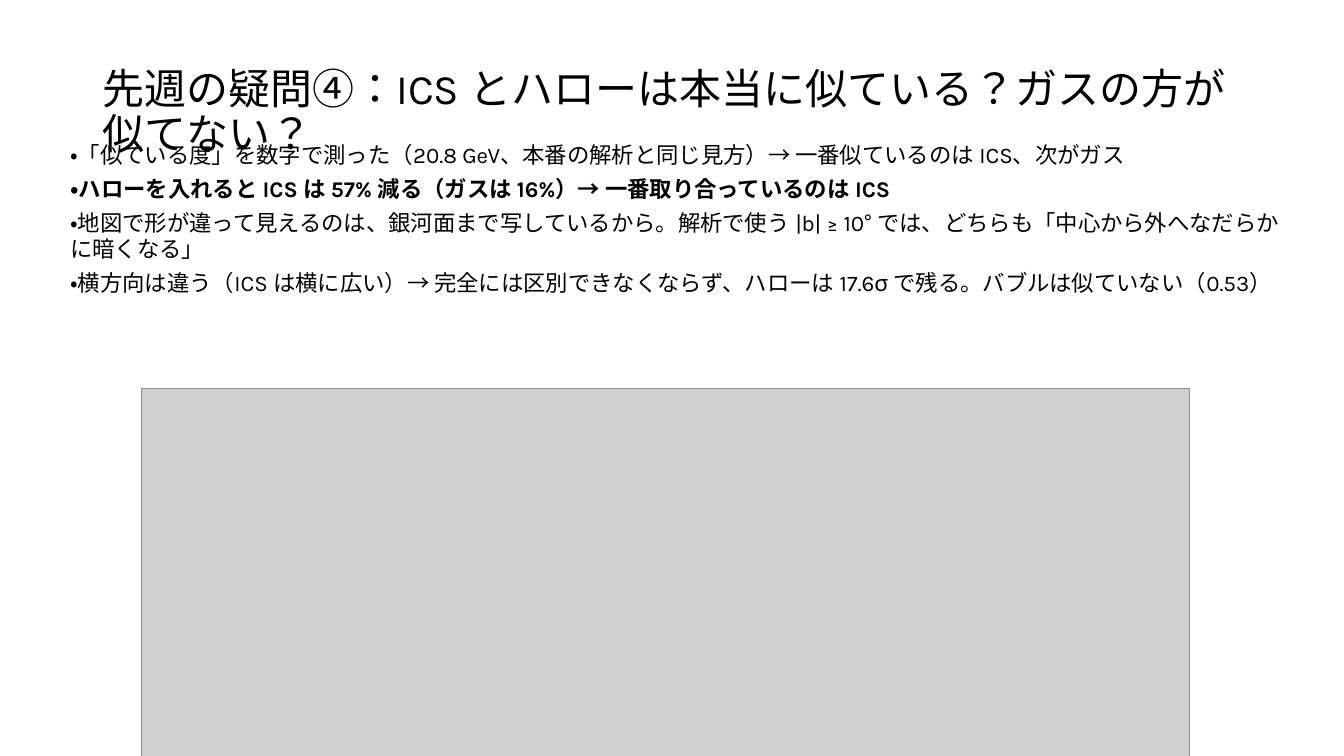
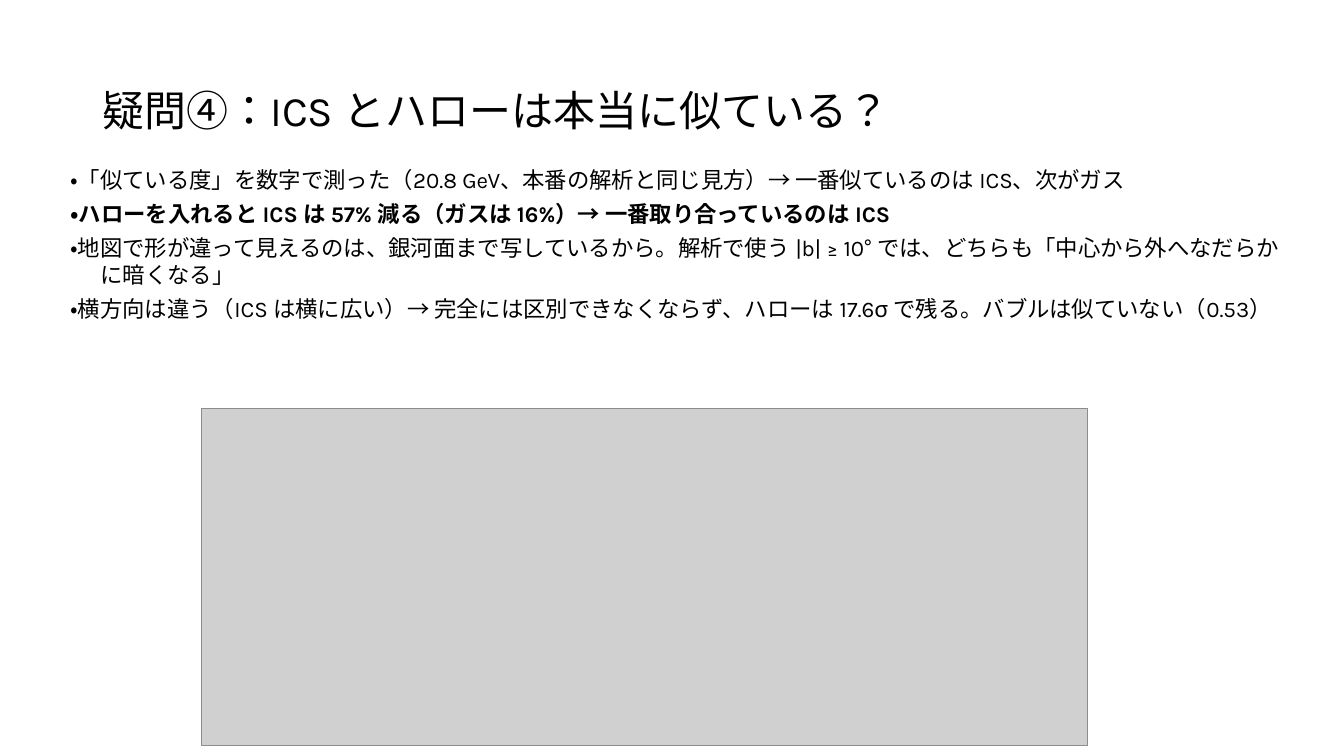
Before and after one commit to Mikann20041029/darkmatter-slides, a slide deck: slide 6 of slides/2026-10-09_研究報告_10枚版.pptx. Drawn at 1344x756 pixels with LibreOffice and Linux fonts; fonts in the diff are those of the drawing; grey boxes stand for pictures. Boxes give left, top, right and bottom in pixels: in the first picture for what was removed or moved away, otherwise in the second. Text is boxed around its words. In the diff, an @@ line names an element or a change of style, - is before the commit and + after.

```diff
--- a/slides/2026-10-09_研究報告_10枚版.pptx
+++ b/slides/2026-10-09_研究報告_10枚版.pptx
@@ title at (102, 90, 889, 130): text changed @@
-先週の疑問④：ICS とハローは本当に似ている？ガスの方が似てない？
+疑問④：ICS とハローは本当に似ている？
@@ text "・「似ている度」を数字で測った（20.8 GeV、本番の解析と同じ見方）→ 一番似ているのは ICS、次がガス": place and size @@
-text "・「似ている度」を数字で測った（20.8 GeV、本番の解析と同じ見方）→ 一番似ているのは ICS、次がガス" at (70, 140, 1279, 293)
+text "・「似ている度」を数字で測った（20.8 GeV、本番の解析と同じ見方）→ 一番似ているのは ICS、次がガス" at (70, 169, 1279, 319)
@@ text "・「似ている度」を数字で測った（20.8 GeV、本番の解析と同じ見方）→ 一番似ているのは ICS、次がガス" at (70, 169, 1279, 319): indent changed @@
@@ picture: place and size @@
-picture at (141, 388, 1190, 756)
+picture at (202, 408, 1088, 746)
```
Also in this commit, not shown: 8 other slides changed.
